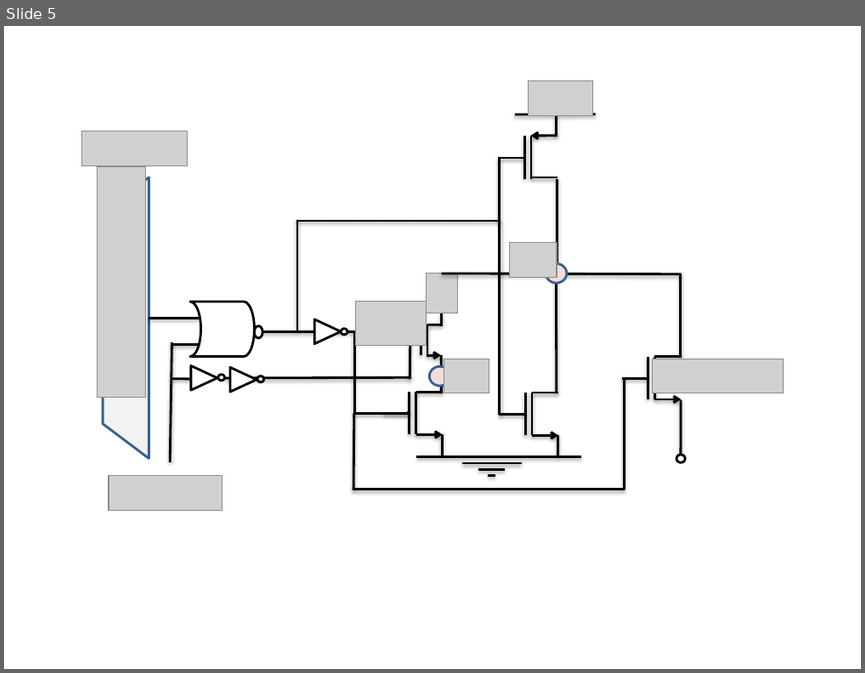
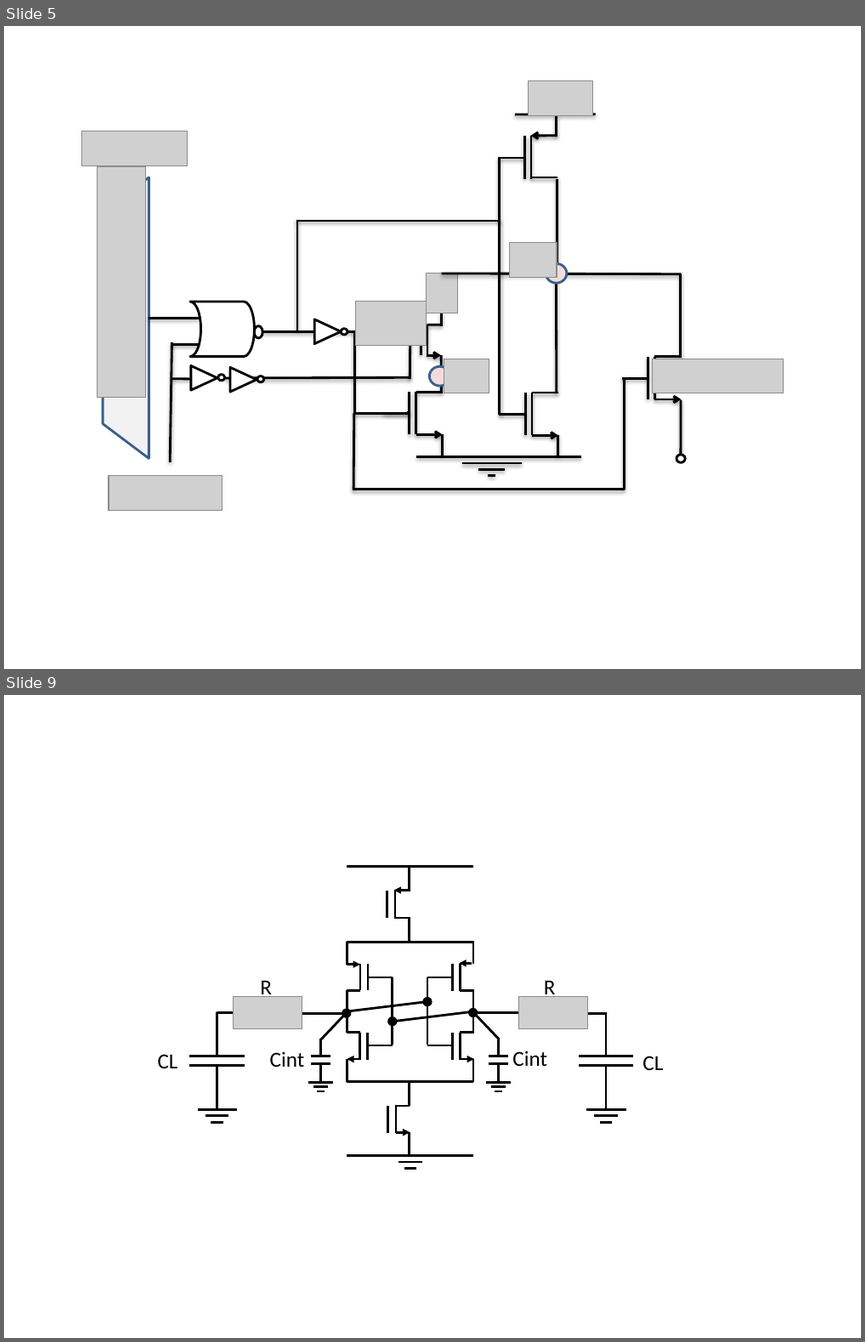
Before and after one commit to alexander-standaert/Thesis-Design-of-RRam, a slide deck: Thesis/fig/figure presentation.pptx. Shown one above the other, each under a label of ours: slide 5 before the commit, slides 5 and 9 after it; the slides between them are not shown. The pictures are 865x673 and 865x1342 pixels, drawn with LibreOffice and Linux fonts; fonts in the diff are those of the drawing; grey boxes stand for pictures. Boxes give left, top, right and bottom in pixels: in the first picture for what was removed or moved away, otherwise in the second. Text is boxed around its words. In the diff, an @@ line names an element or a change of style, - is before the commit and + after.

```diff
--- a/Thesis/fig/figure presentation.pptx
+++ b/Thesis/fig/figure presentation.pptx
@@ slide 9 added at [4, 695, 861, 1338], background #FFFFFF @@
@@ group added at [158, 867, 663, 1168]: 76 lines, 6 arrows, 6 texts, 4 ellipses, 2 pictures @@
+Cint
+Cint
+CL
+CL
+R
+R
```
Also in this commit, not shown: 5 other slides added, 43 other files.
